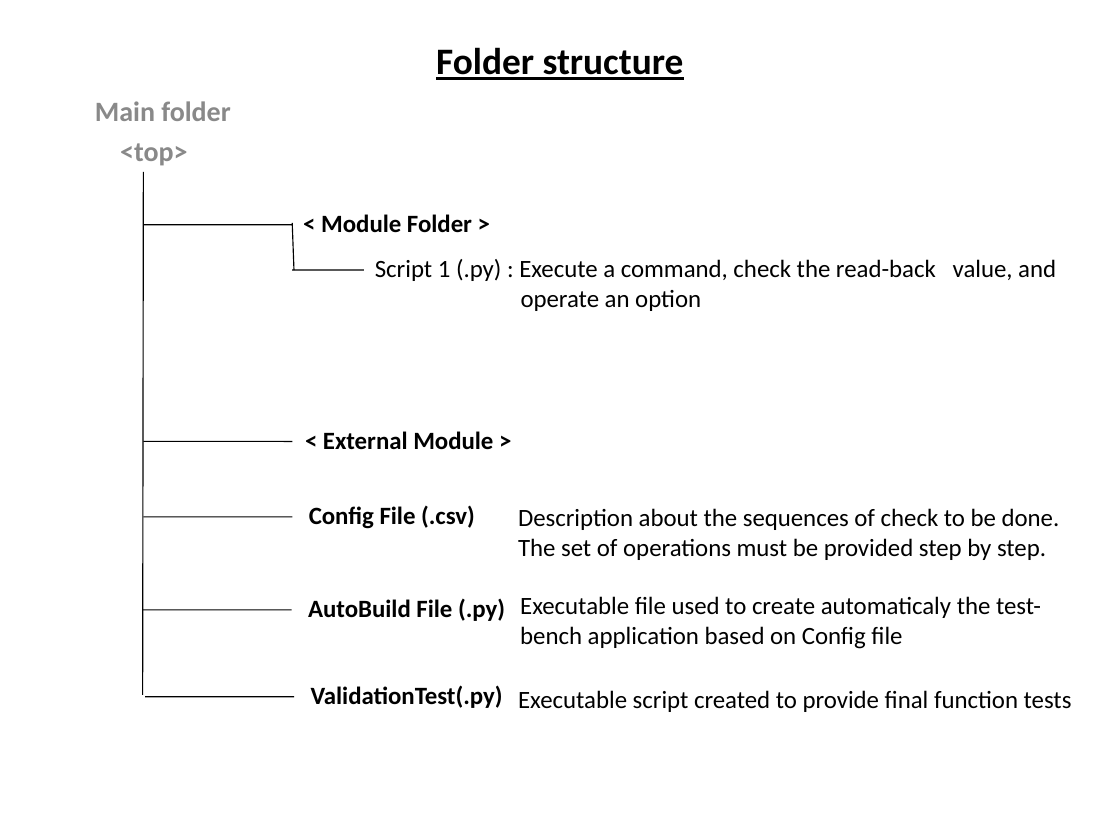
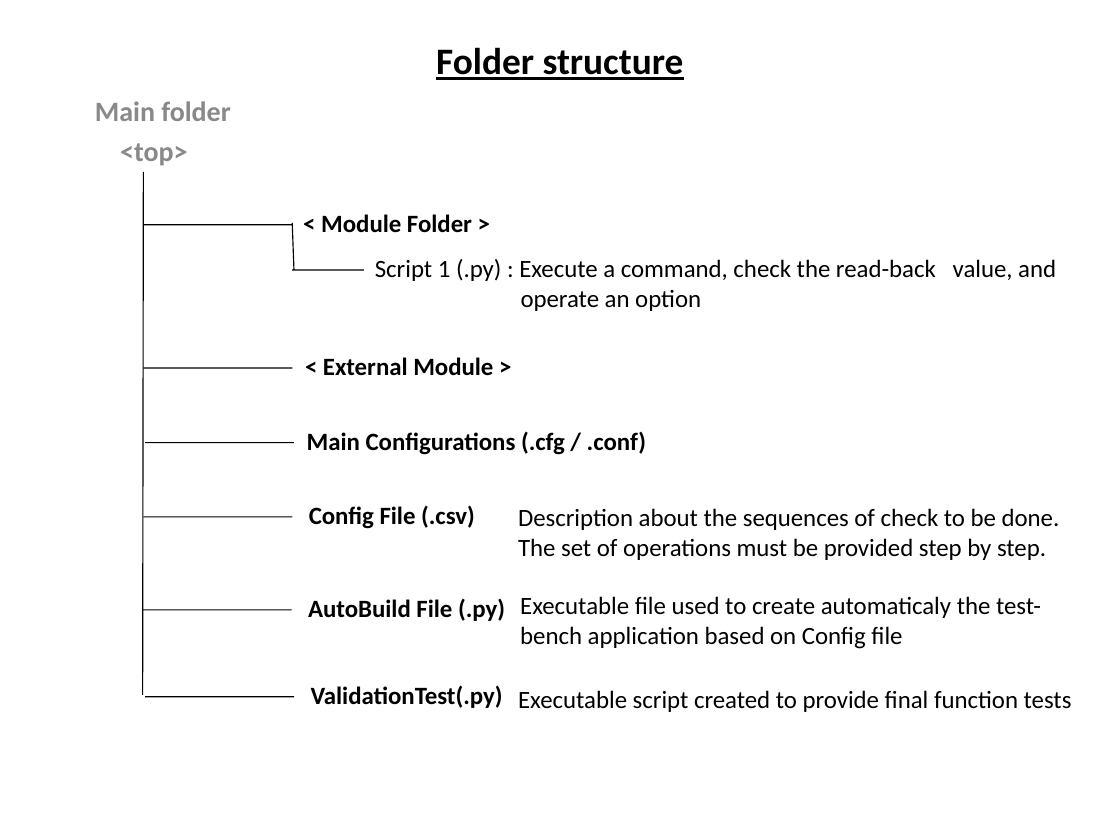
Before and after one commit to Jack-at-LNL/funtests, a slide deck: slide 1 of Schematic-arch.odp. Drawn at 1120x840 pixels with LibreOffice and Linux fonts; fonts in the diff are those of the drawing. Boxes give left, top, right and bottom in pixels: in the first picture for what was removed or moved away, otherwise in the second. Text is boxed around its words. In the diff, an @@ line names an element or a change of style, - is before the commit and + after.

```diff
--- a/Schematic-arch.odp
+++ b/Schematic-arch.odp
@@ text "< External Module >" moved from (x1=323, y1=431, x2=493, y2=450) to (x1=323, y1=357, x2=493, y2=376) @@
@@ line moved from (143, 441) - (292, 441) to (143, 368) - (292, 368) @@
@@ line added from (144, 442) to (293, 442), #000000 0.74 pt @@
@@ text added at (x1=307, y1=431, x2=646, y2=455), 16 pt, text #000000, bold @@
+Main Configurations (.cfg / .conf)
```
Also in this commit, not shown: 1 other slide changed.
